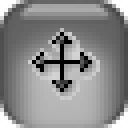
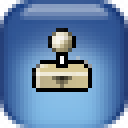
Two versions of the same layered image (128px x 128px). Layer-by-layer changes:
added layer "Pasted Layer#5" above "Pasted Layer#2" over [32,28,92,92]
hid "Pasted Layer#2" over [28,28,100,100]
showed "Pasted Layer#4" over [0,0,128,128]
hid "Pasted Layer#3" over [0,0,128,128]
